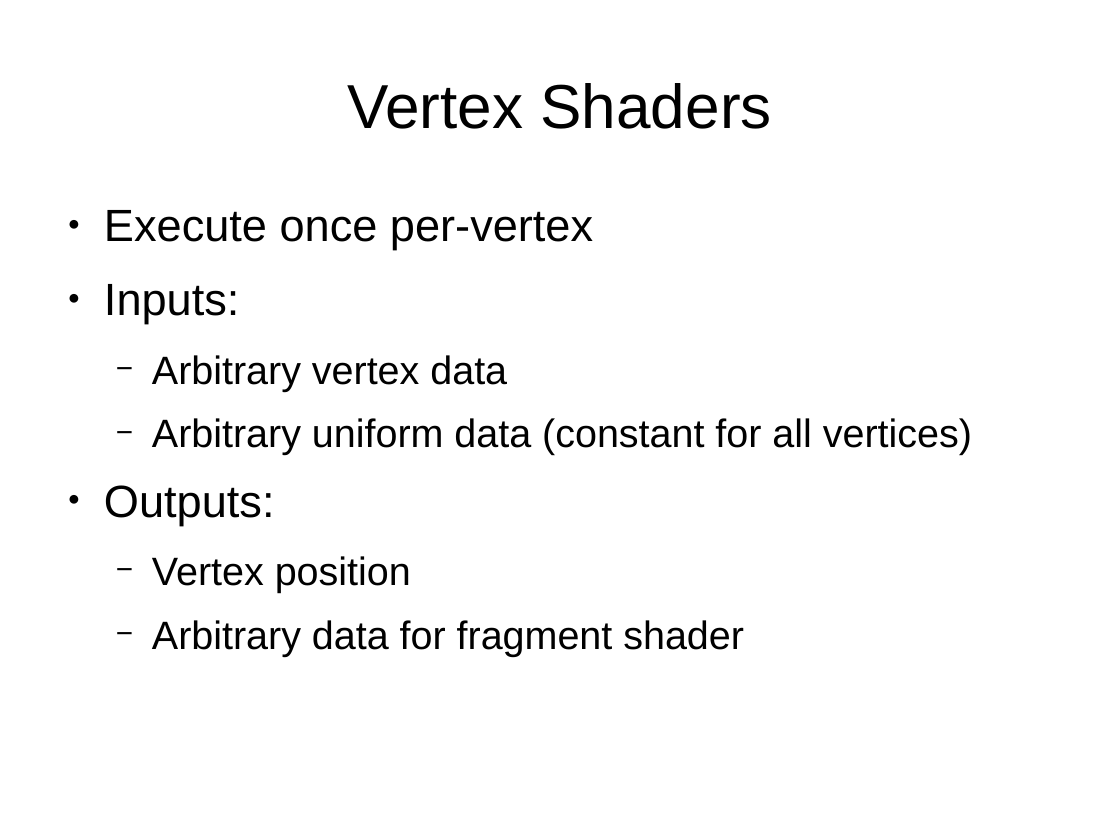
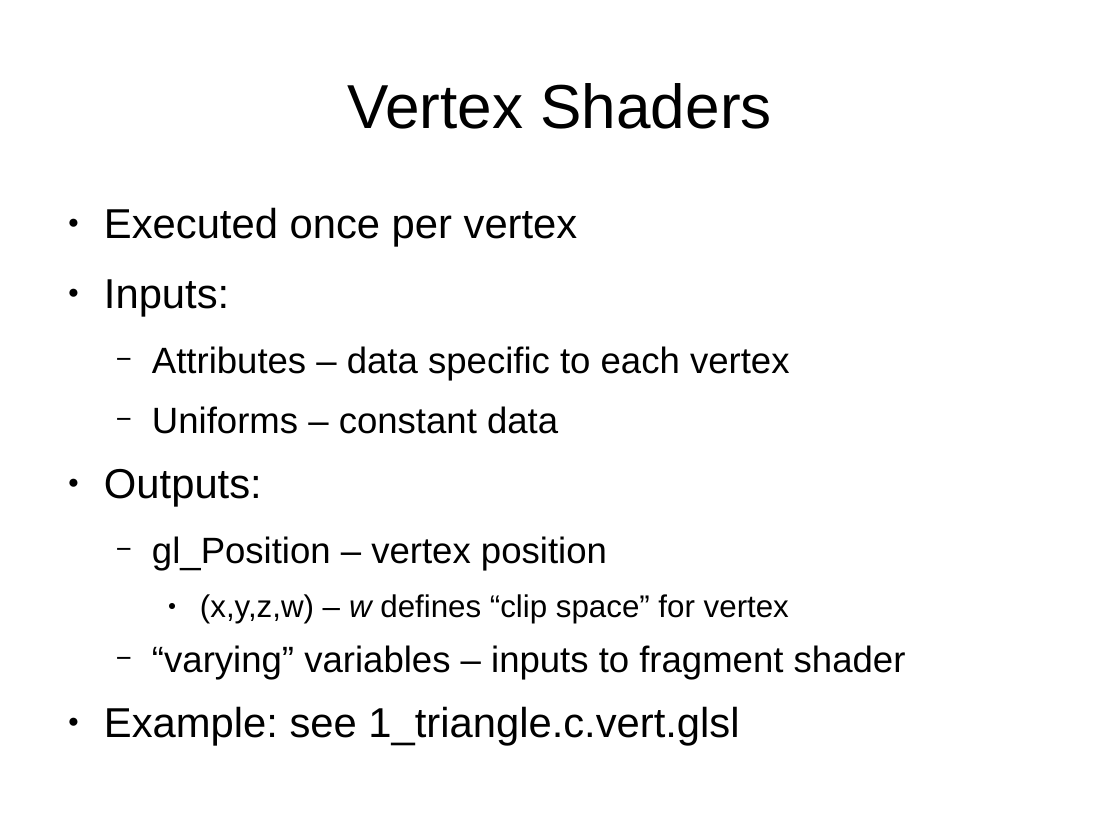
Before and after one commit to jayschwa/3d-opengl-presentation, a slide deck: slide 9 of Slides.odp (slide 10 before the commit). Drawn at 1120x840 pixels with LibreOffice and Linux fonts; fonts in the diff are those of the drawing. Boxes give left, top, right and bottom in pixels: in the first picture for what was removed or moved away, otherwise in the second. Text is boxed around its words. In the diff, an @@ line names an element or a change of style, - is before the commit and + after.

Commit message:
slides: Fill out example 1 info

```diff
--- a/Slides.odp
+++ b/Slides.odp
@@ text at <box>104,207,578,247</box>: text changed; size 32 to 29.6 pt @@
-● Execute once per-vertex
+● Executed once per vertex
@@ text at <box>104,279,262,507</box>: size 32 to 29.6 pt in "Inputs:", "Outputs:" @@
@@ text at <box>152,346,790,434</box>: text changed; size 28 to 25.9 pt @@
-  − Arbitrary vertex data
-  − Arbitrary uniform data (constant for all vertices)
+  − Attributes – data specific to each vertex
+  − Uniforms – constant data
@@ text at <box>104,536,906,746</box>: text changed; size 28 to 25.9 pt @@
-  − Vertex position
-  − Arbitrary data for fragment shader
+  − gl_Position – vertex position
+    ● (x,y,z,w) – w defines “clip space” for vertex
+  − “varying” variables – inputs to fragment shader
+● Example: see 1_triangle.c.vert.glsl
```
Also in this commit, not shown: 3 other slides changed, 9 slides added.
